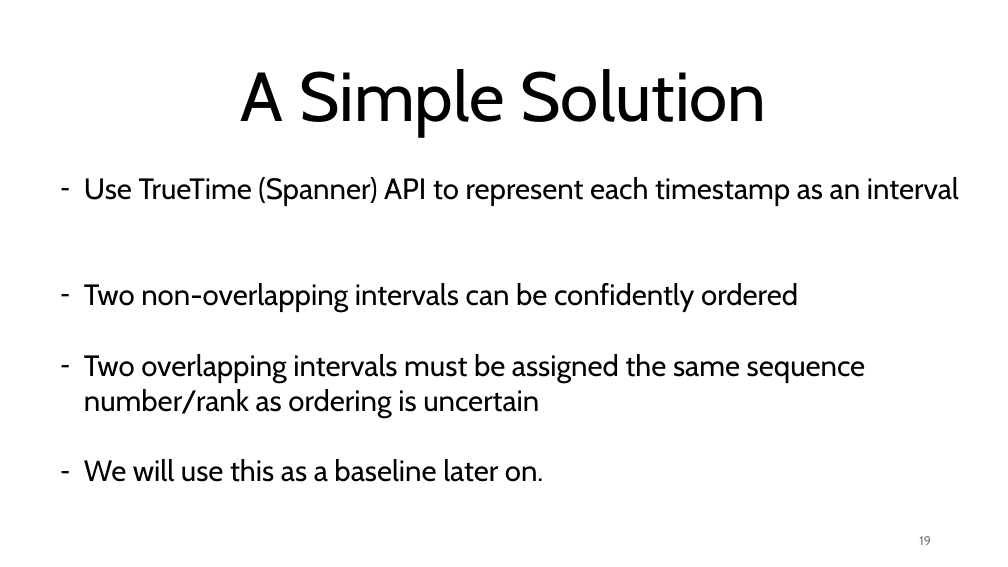
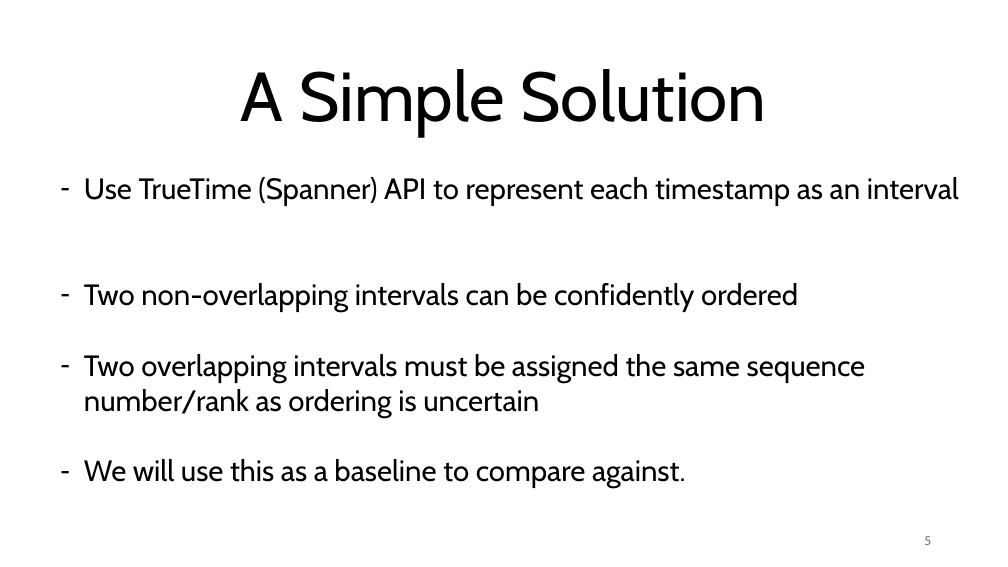
Before and after one commit to HaseebLUMS/Onyx-Presentation, a slide deck: slide 6 of tommy_hotnets.pptx. Drawn at 1008x567 pixels with LibreOffice and Linux fonts; fonts in the diff are those of the drawing. Boxes give left, top, right and bottom in pixels: in the first picture for what was removed or moved away, otherwise in the second. Text is boxed around its words. In the diff, an @@ line names an element or a change of style, - is before the commit and + after.

```diff
--- a/tommy_hotnets.pptx
+++ b/tommy_hotnets.pptx
@@ text at bbox=[84, 459, 686, 489]: text changed @@
-– We will use this as a baseline later on.
+– We will use this as a baseline to compare against.
@@ text at bbox=[924, 536, 931, 545]: text changed @@
-19
+5
```
Also in this commit, not shown: 10 other slides changed, 1 other file.
